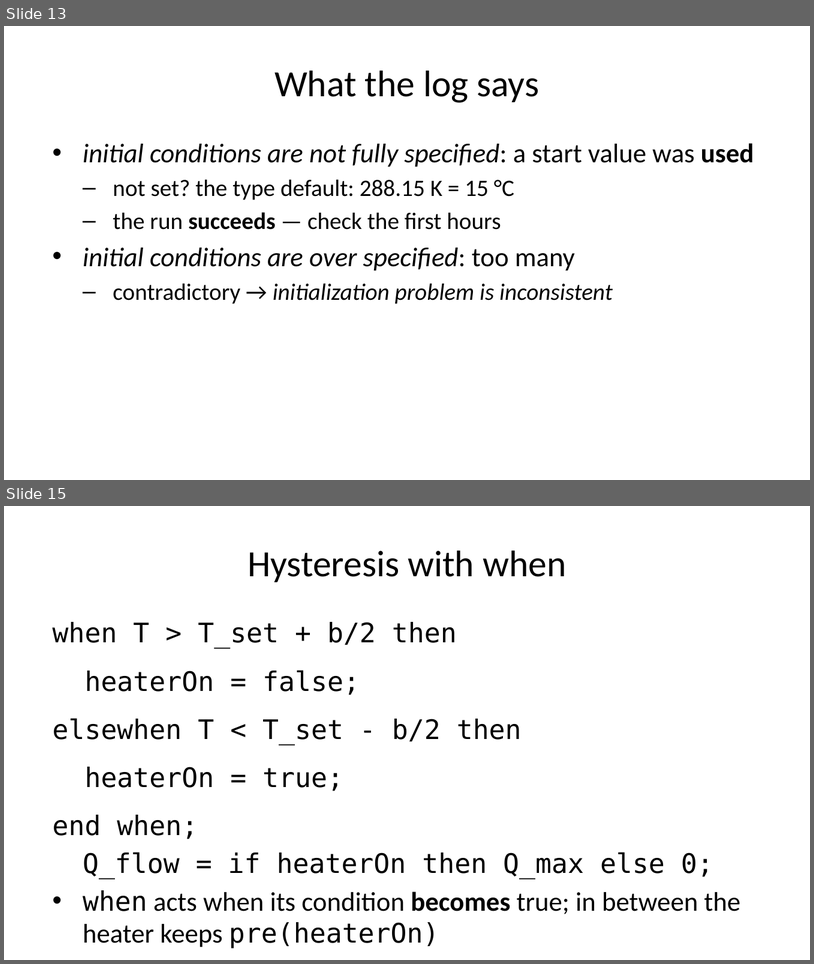
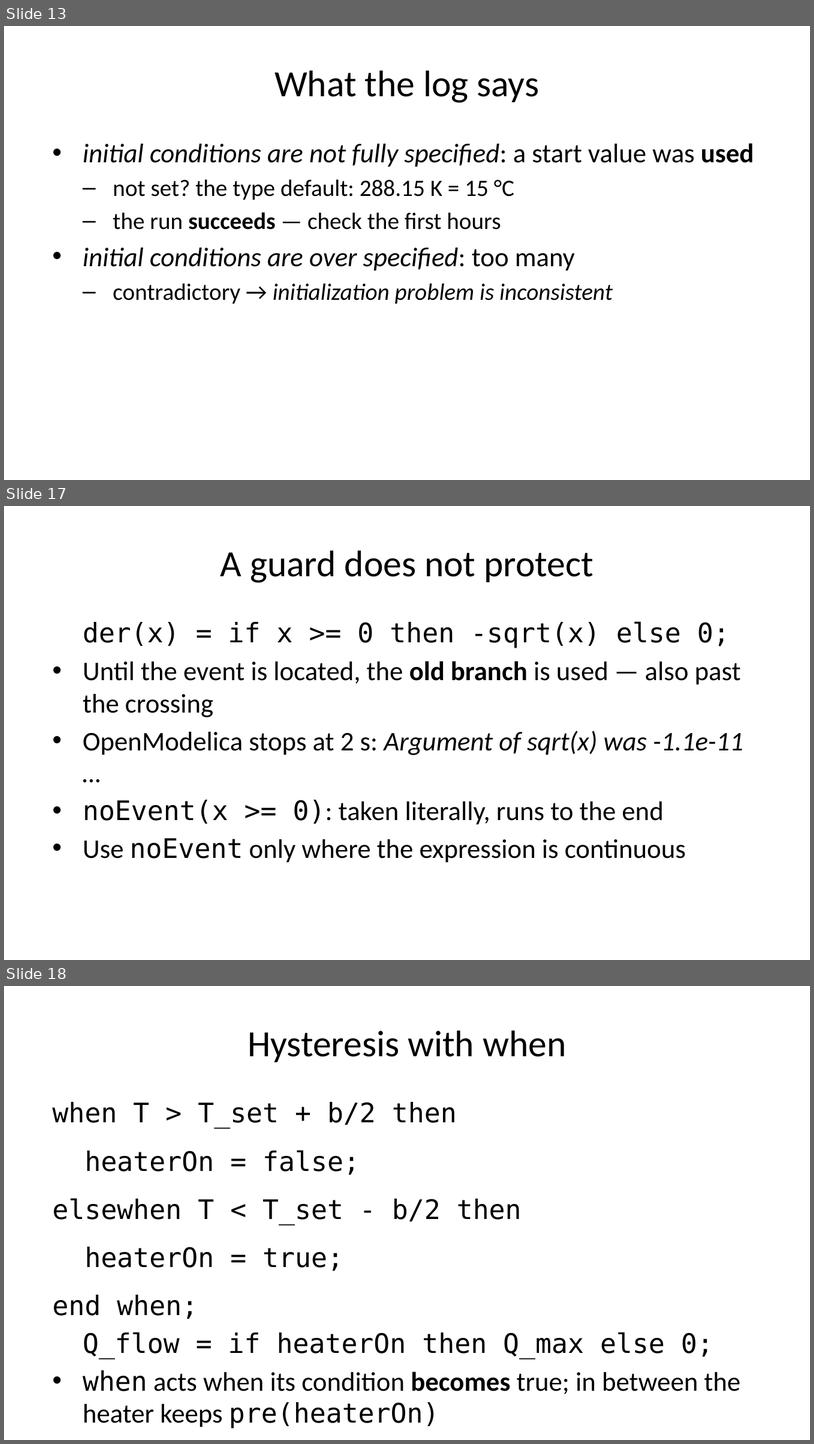
Before and after one commit to DSSchiera/energy-systems-modelica-python-course-participant, a slide deck: slides/session_04/session_04.pptx. Shown one above the other, each under a label of ours: slides 13 and 15 before the commit, slides 13, 17 and 18 after it; the slides between them are not shown. The pictures are 814x964 and 814x1444 pixels, drawn with LibreOffice and Linux fonts; fonts in the diff are those of the drawing. Boxes give left, top, right and bottom in pixels: in the first picture for what was removed or moved away, otherwise in the second. Text is boxed around its words. In the diff, an @@ line names an element or a change of style, - is before the commit and + after.

```diff
--- a/slides/session_04/session_04.pptx
+++ b/slides/session_04/session_04.pptx
@@ slide 17 added at box(4, 506, 810, 960), background #FFFFFF @@
@@ title added at box(221, 550, 593, 583), 33 pt, text #000000 @@
+A guard does not protect
@@ text added at box(83, 621, 744, 862), 24 pt, text #000000 @@
+der(x) = if x >= 0 then -sqrt(x) else 0;
+• Until the event is located, the old branch is used — also past the crossing
+• OpenModelica stops at 2 s: Argument of sqrt(x) was -1.1e-11 …
+• noEvent(x >= 0): taken literally, runs to the end
+• Use noEvent only where the expression is continuous
@@ what was slide 15 is now slide 18 @@
```
Also in this commit, not shown: 3 slides changed, 4 other slides added, 2 slides removed, 11 other files.
